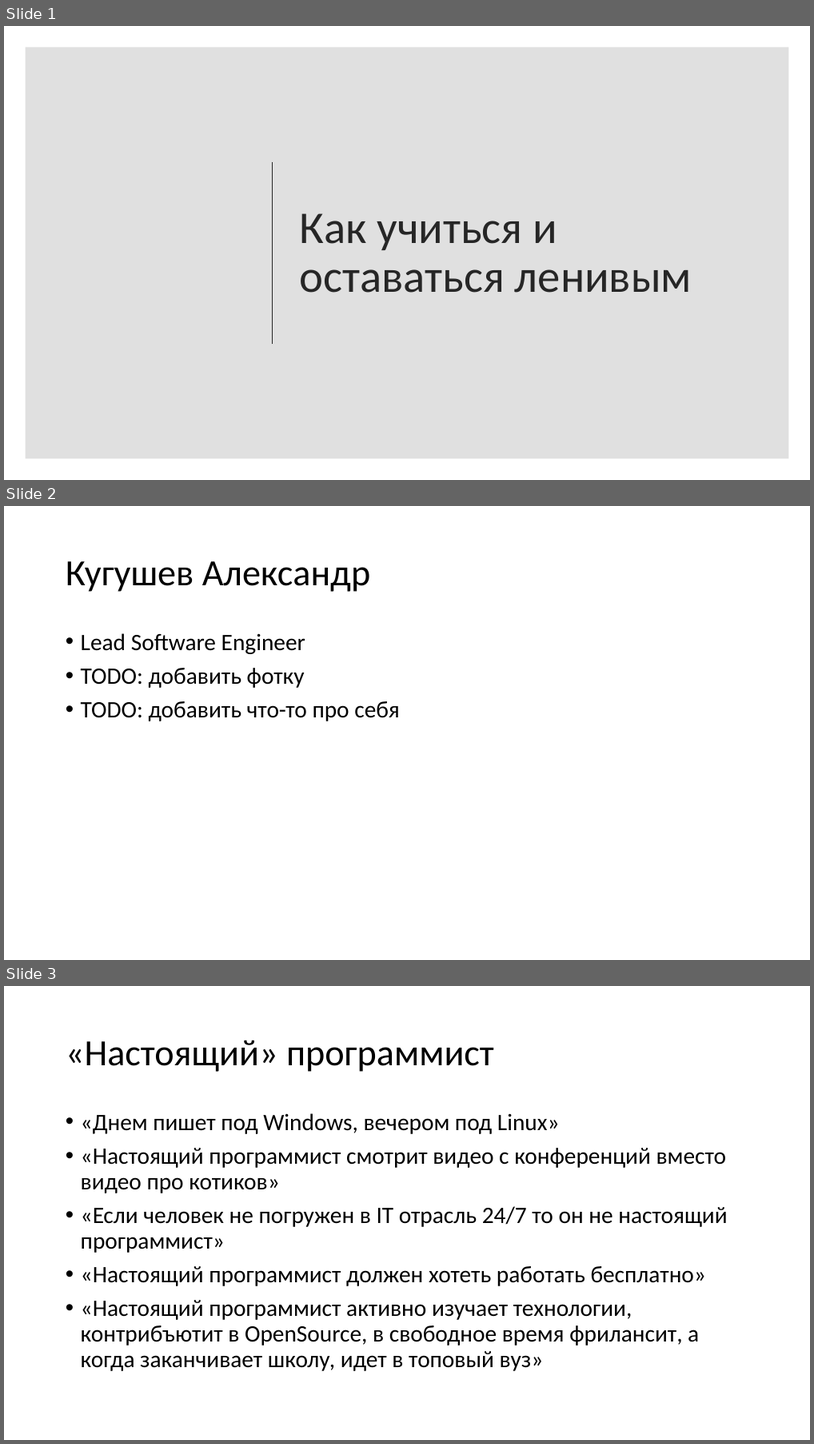
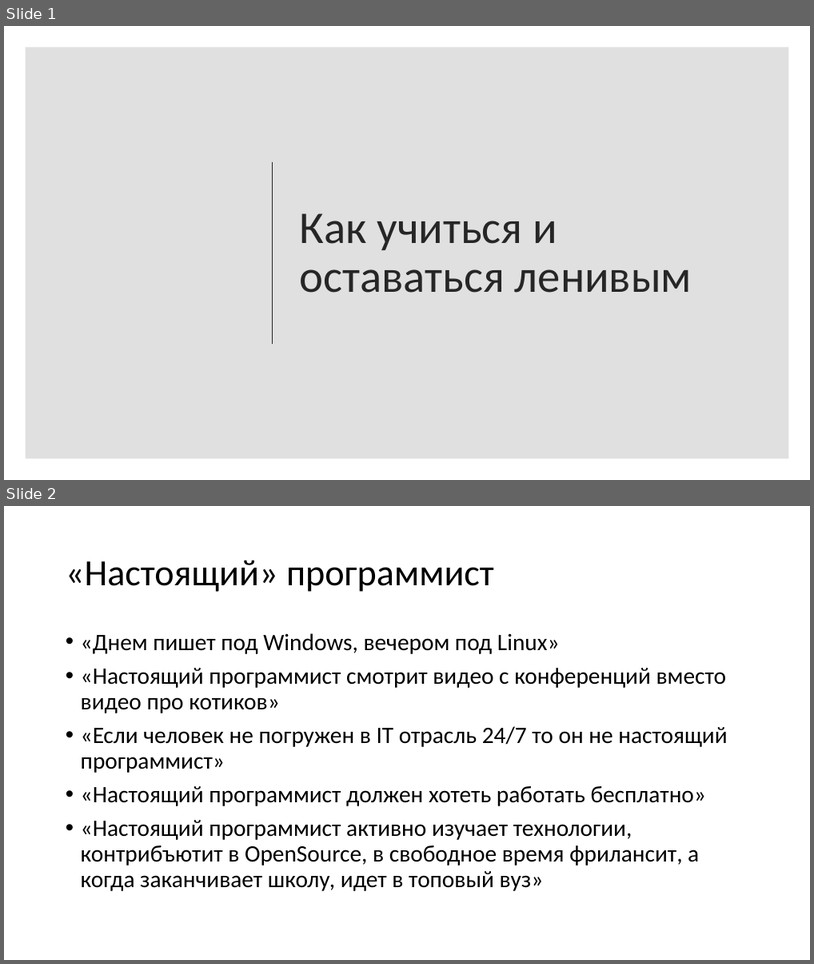
Before and after one commit to kugushev/presentations, a slide deck: 2018_Students-Breakfast/Presentation.pptx. Shown one above the other, each under a label of ours: slides 1, 2 and 3 before the commit, slides 1 and 2 after it. The pictures are 814x1444 and 814x964 pixels, drawn with LibreOffice and Linux fonts; fonts in the diff are those of the drawing. Boxes give left, top, right and bottom in pixels: in the first picture for what was removed or moved away, otherwise in the second. Text is boxed around its words. In the diff, an @@ line names an element or a change of style, - is before the commit and + after.

```diff
--- a/2018_Students-Breakfast/Presentation.pptx
+++ b/2018_Students-Breakfast/Presentation.pptx
@@ slide 2 removed at bbox=[4, 506, 810, 960], background #FFFFFF @@
@@ title removed at bbox=[66, 561, 371, 592] @@
-Кугушев Александр
@@ text removed at bbox=[81, 633, 400, 721] @@
-• Lead Software Engineer
-• TODO: добавить фотку
-• TODO: добавить что-то про себя
@@ what was slide 3 is now slide 2 @@
```
Also in this commit, not shown: 3 slides changed, 6 slides added.
